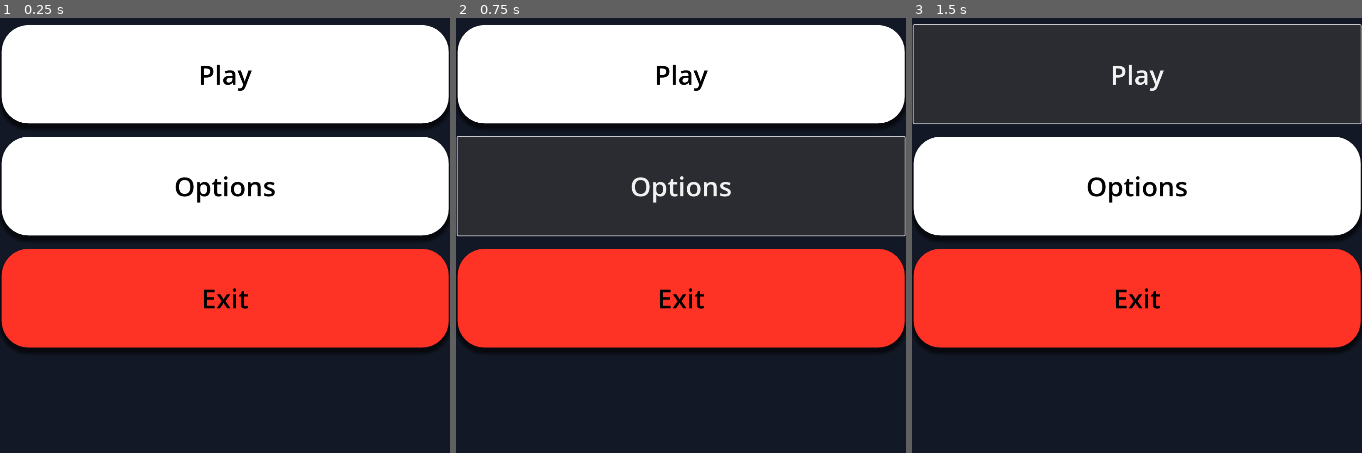
Above: before the commit, frames 1-3 (left to right).
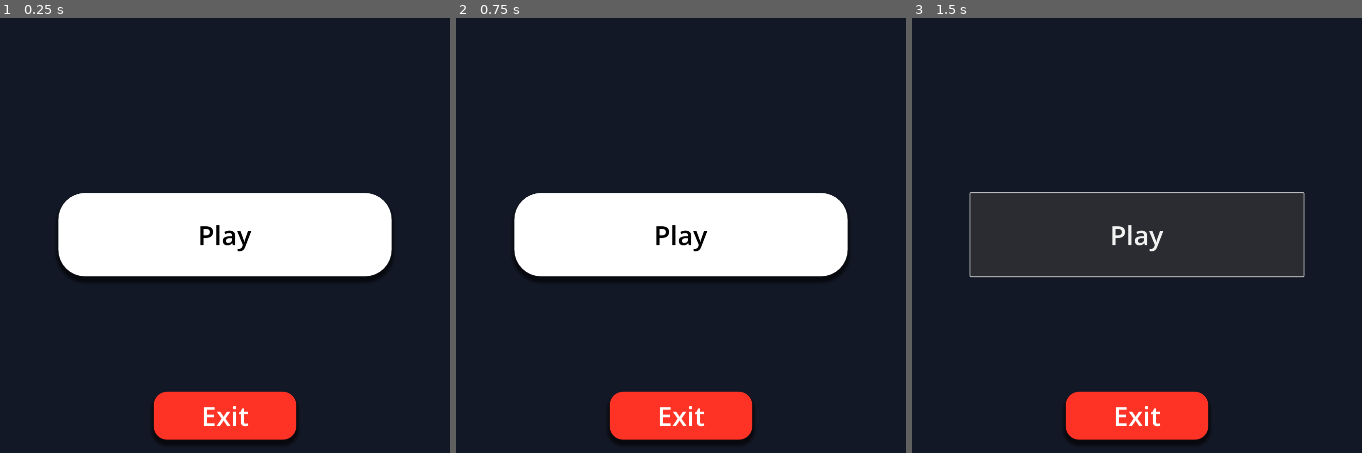
Above: after the commit, the same moments.

Repository: AJ2126/NightLight
Game: Godot game, scene res://Scenes/MainScene/main.tscn
Two runs of this game, one before a commit and one after it. Both use one fixed random seed, a clock stepped at 60 frames per second and the inputs below.
Inputs (mouse positions are in pixels of both pictures, inside the frame that each line leads up to):
- Up to frame 1 (0.25 s): no input
- Up to frame 2 (0.75 s): click (681, 187) at 0.5 s, where only the run before the commit has a clickable "Options"
- Up to frame 3 (1.5 s): click "Play" at 1.25 s

The runs differ from the first frame. In frame 1, 66% of the frame differs, in the area x 0-100%, y 1-98%; in frame 2, 58%; in frame 3, 50%.

Commit message:
Updated the main menu
Changed the style of the main menu

Diff:
--- a/Scenes/MainMenu/main_menu.tscn
+++ b/Scenes/MainMenu/main_menu.tscn
@@ -11,49 +11,42 @@
 
 [sub_resource type="StyleBoxFlat" id="StyleBoxFlat_uqdog"]
 bg_color = Color(1, 0.2, 0.145098, 1)
-corner_radius_top_left = 64
-corner_radius_top_right = 64
-corner_radius_bottom_right = 64
-corner_radius_bottom_left = 64
+corner_radius_top_left = 32
+corner_radius_top_right = 32
+corner_radius_bottom_right = 32
+corner_radius_bottom_left = 32
 shadow_size = 10
 shadow_offset = Vector2(0, 10)
 
 [node name="MainMenu" type="CanvasLayer"]
 
-[node name="VBoxContainer" type="VBoxContainer" parent="."]
-anchors_preset = 8
-anchor_left = 0.5
-anchor_top = 0.5
-anchor_right = 0.5
-anchor_bottom = 0.5
-offset_left = -536.0
-offset_top = -163.0
-offset_right = 537.0
-offset_bottom = 611.0
+[node name="Button" type="Button" parent="."]
+offset_left = 140.0
+offset_top = 1200.0
+offset_right = 940.0
+offset_bottom = 1400.0
 grow_horizontal = 2
 grow_vertical = 2
-theme_override_constants/separation = 32
-
-[node name="Button" type="Button" parent="VBoxContainer"]
-layout_mode = 2
 size_flags_vertical = 3
 theme_override_colors/font_color = Color(0, 0, 0, 1)
 theme_override_font_sizes/font_size = 64
 theme_override_styles/normal = SubResource("StyleBoxFlat_r0mel")
 text = "Play"
 
-[node name="Button2" type="Button" parent="VBoxContainer"]
-layout_mode = 2
+[node name="Button3" type="Button" parent="."]
+anchors_preset = 7
+anchor_left = 0.5
+anchor_top = 1.0
+anchor_right = 0.5
+anchor_bottom = 1.0
+offset_left = -171.0
+offset_top = -243.0
+offset_right = 171.0
+offset_bottom = -128.0
+grow_horizontal = 2
+grow_vertical = 0
 size_flags_vertical = 3
-theme_override_colors/font_color = Color(0, 0, 0, 1)
-theme_override_font_sizes/font_size = 64
-theme_override_styles/normal = SubResource("StyleBoxFlat_r0mel")
-text = "Options"
-
-[node name="Button3" type="Button" parent="VBoxContainer"]
-layout_mode = 2
-size_flags_vertical = 3
-theme_override_colors/font_color = Color(0, 0, 0, 1)
+theme_override_colors/font_color = Color(1, 1, 1, 1)
 theme_override_font_sizes/font_size = 64
 theme_override_styles/normal = SubResource("StyleBoxFlat_uqdog")
 text = "Exit
